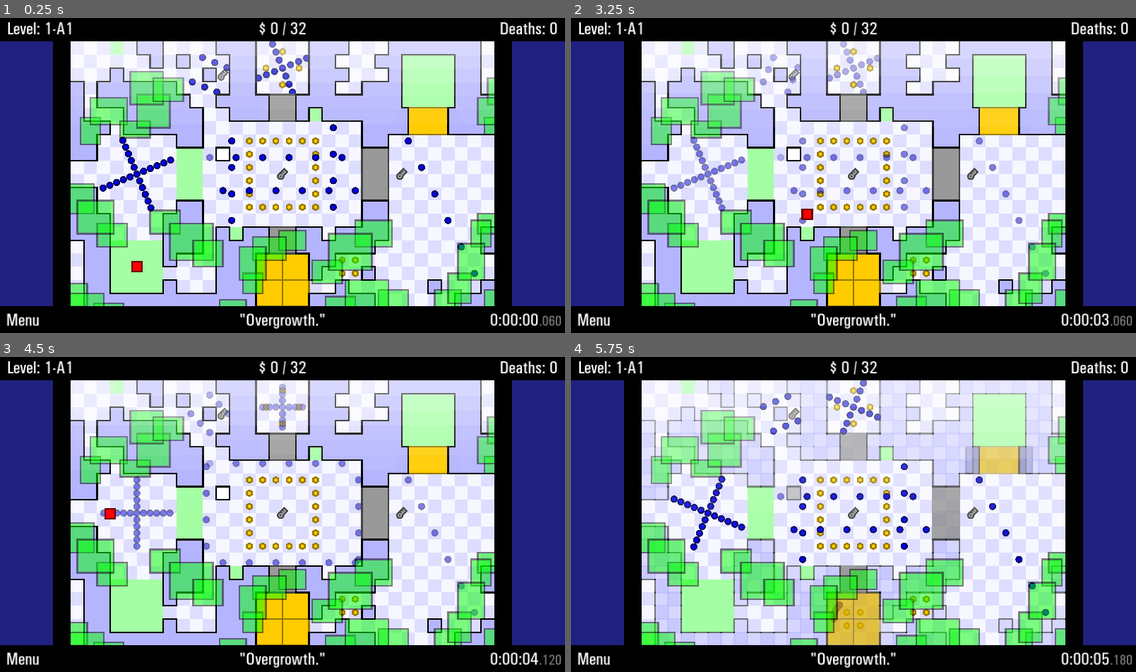
Above: before the commit, frames 1-4 (two rows, left to right).
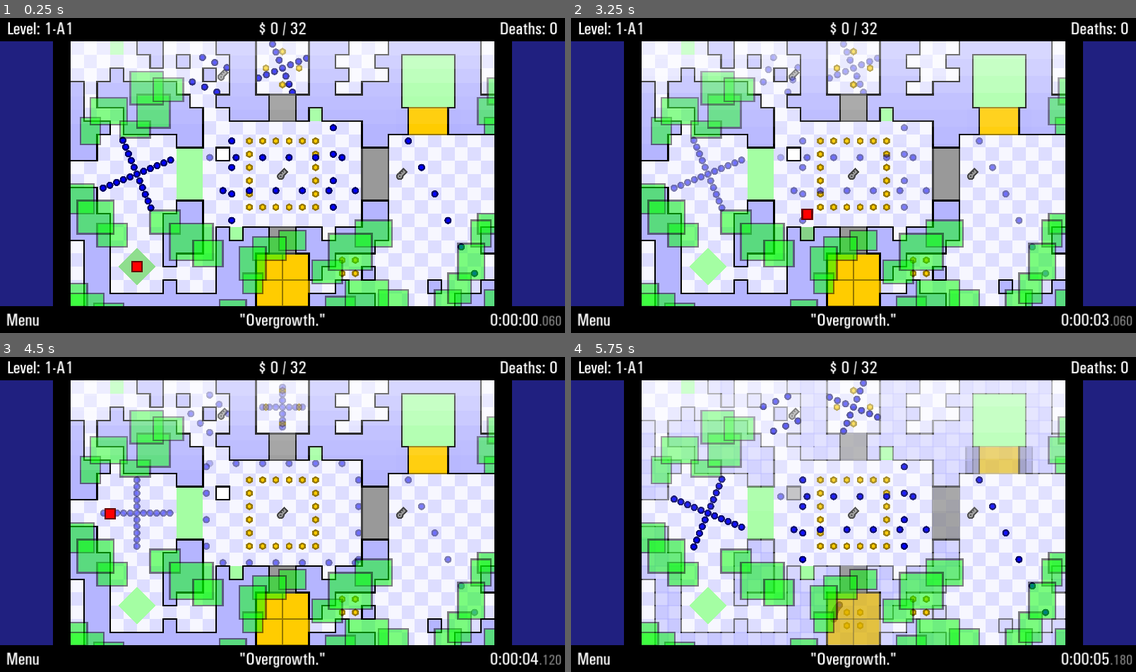
Above: after the commit, the same moments.

Repository: JustVictorGD/TWHG-Remake-Template
Game: Godot game, scene res://game/scenes/main.tscn
Same seed, same stepped clock (60 frames per second), same inputs: the game is played once before the commit and once after it.
Inputs:
- Up to frame 1 (0.25 s): no input
- Up to frame 2 (3.25 s): hold D (right) 0.53-1.28 s; tap O (ghost) at 0.6, 1.35, 2.3, 3.05 s; hold S (down) 1.28-2.03 s; hold D (right) 2.03-2.78 s; tap I (invincibility) at 2.1 s; hold W (up) from 2.78 s (still down); tap U (speed_hack) at 2.85 s
- Up to frame 3 (4.5 s): release W (up) at 3.53 s; hold A (left) from 3.53 s (still down); tap O (ghost) at 3.6, 4.35 s
- Up to frame 4 (5.75 s): release A (left) at 5.03 s; hold S (down) from 5.03 s (still down); tap I (invincibility) at 5.1 s; tap O (ghost) at 5.3 s

The runs differ from the first frame. In frame 1, 1.4% of the frame differs, in the area x 19-29%, y 70-88%; in frame 2, 1.2%; in frame 3, 1.1%; in frame 4, 1.2%.

Commit message:
Made a rotated checkpoint

Diff:
--- a/core/autoloads/collider.gd
+++ b/core/autoloads/collider.gd
@@ -7,10 +7,10 @@
 var walls: Array[Rect2] = []
 
 var player: Node2D
-var enemies: Array[Node] = []
-var coins: Array[Node] = []
-var checkpoints: Array[Node] = []
-var keys: Array[Node] = []
+var enemies: Array[Node2D] = []
+var coins: Array[Node2D] = []
+var checkpoints: Array[ColorRect] = []
+var keys: Array[Node2D] = []
 
 # Assigning unique IDs to objects
 var next_enemy_id: int = -1
@@ -148,7 +148,9 @@
 
 
 # WARNING: This function is so complex that it tends to melt people's brains.
-func corner_slide(dynamic_rect: Rect2, given_walls: Array[Rect2], sensitivity: float, velocity: Vector2, controls: Vector2i) -> Vector2:
+func corner_slide(dynamic_rect: RectangleCollider, given_walls: Array[Rect2], sensitivity: float, velocity: Vector2, controls: Vector2i) -> Vector2:
+	var usable_rect: Rect2 = Rect2(dynamic_rect.position, dynamic_rect.size)
+
 	var player_movement: bool = false
 
 	if controls != Vector2i.ZERO:
@@ -170,16 +172,16 @@
 	# Finding any intersected walls.
 	var intersections: Array[Rect2] = []
 	for wall: Rect2 in given_walls:
-		if dynamic_rect.intersects(wall):
-			intersections.append(Rect2(dynamic_rect.intersection(wall).position - \
-					get_center(dynamic_rect), dynamic_rect.intersection(wall).size))
+		if usable_rect.intersects(wall):
+			intersections.append(Rect2(usable_rect.intersection(wall).position - \
+					get_center(usable_rect), usable_rect.intersection(wall).size))
 	# Aborting in case of no wall intersections.
 	if intersections.size() == 0:
 		return Vector2.ZERO
 
 
 	# Setting up important collision points: Corners and their limits that disable them.
-	var half_size: float = dynamic_rect.size.x / 2
+	var half_size: float = usable_rect.size.x / 2
 	var toggles: Dictionary = {
 		"top_left_corner": false, "top_right_corner": false, "bottom_left_corner": false, "bottom_right_corner": false,
 		# First word is movement direction, second word decides which relevant corner to disable.
--- a/core/scripts/object_scripts/checkpoint.gd
+++ b/core/scripts/object_scripts/checkpoint.gd
@@ -24,12 +24,12 @@
 var flash_animation: TickBasedTimer = TickBasedTimer.new(120)
 var id: int
 
-var hitbox_2: RectangleCollider = RectangleCollider.new()
-var hitbox: Rect2
+@onready var hitbox: RectangleCollider = RectangleCollider.new(Rect2(position, size), rotation, pivot_offset)
 
 func _ready() -> void:
+	print(name, " = ", hitbox.get_center())
+
 	id = Collider.register_checkpoint_id(self)
-	hitbox = Rect2(global_position, size)
 
 	GameLoop.movement_update.connect(movement_update)
 	GameLoop.update_timers.connect(update_timers)
@@ -39,12 +39,16 @@
 
 
 func movement_update() -> void:
-	hitbox_2.position = self.global_position
-	hitbox_2.size = self.size
-	hitbox_2.rotation = self.rotation
-	hitbox_2.pivot_offset = self.pivot_offset
+	var previous_rotation: float = rotation
 
-	hitbox = Rect2(round(global_position), round(size))
+	rotation = 0
+
+	hitbox.position = self.global_position
+	hitbox.size = self.size
+	hitbox.rotation = previous_rotation
+	hitbox.pivot_offset = self.pivot_offset
+
+	rotation = previous_rotation
 
 
 func update_timers() -> void:
--- a/core/scripts/object_scripts/player.gd
+++ b/core/scripts/object_scripts/player.gd
@@ -16,9 +16,8 @@
 }
 
 # Physics
-var hitbox_2: RectangleCollider = RectangleCollider.new(Rect2(position - PLAYER_SIZE / 2, PLAYER_SIZE))
-
-var hitbox: Rect2 = Rect2(position - PLAYER_SIZE / 2, PLAYER_SIZE)
+@onready var hitbox_2: RectangleCollider = RectangleCollider.new(Rect2(position - PLAYER_SIZE / 2, PLAYER_SIZE))
+
 var test_box: Rect2 = Rect2(position - PLAYER_SIZE, PLAYER_SIZE * 2)
 
 var dead: bool = false # Invincible but disables movement and is temporary
@@ -39,7 +38,7 @@
 
 
 func _ready() -> void:
-	position = Collider.get_center(Collider.checkpoints[last_checkpoint_id].hitbox)
+	position = Collider.checkpoints[last_checkpoint_id].hitbox.get_center()
 
 	Collider.player = self
 
@@ -65,7 +64,7 @@
 		move(velocity)
 
 	if not AreaManager.ghost:
-		move(Collider.corner_slide(hitbox, Collider.walls, \
+		move(Collider.corner_slide(hitbox_2, Collider.walls, \
 				sliding_sensitivity, velocity, movement_direction) * speed * speed_hack_multiplier)
 		move_to(Collider.push_out_of_walls(hitbox_2, subpixels, Collider.walls))
 
@@ -77,7 +76,7 @@
 		return
 
 	for checkpoint: ColorRect in get_tree().get_nodes_in_group("checkpoints"):
-		if hitbox.intersects(checkpoint.hitbox):
+		if hitbox_2.intersects(checkpoint.hitbox):
 			checkpoint.select()
 			Collider.touched_checkpoint_ids.append(checkpoint.id)
 			last_checkpoint_id = checkpoint.id
@@ -141,7 +140,8 @@
 func respawn() -> void:
 	for checkpoint: ColorRect in get_tree().get_nodes_in_group("checkpoints"):
 		if checkpoint.id == last_checkpoint_id:
-			move_to(Collider.get_center(checkpoint.hitbox) * 1000 + Vector2(500, 500))
+			print(checkpoint.hitbox.get_center())
+			move_to(checkpoint.hitbox.get_center() * 1000 + Vector2(500, 500))
 
 	respawn_animation.reset_and_play()
 	GlobalSignal.player_respawn.emit()
--- a/game/areas/level 1/1-b2.tscn
+++ b/game/areas/level 1/1-b2.tscn
@@ -447,10 +447,12 @@
 offset_bottom = 48.0
 
 [node name="Start" parent="Checkpoints" instance=ExtResource("3_8visq")]
-offset_left = 144.0
-offset_top = 720.0
-offset_right = 336.0
-offset_bottom = 912.0
+offset_left = 192.0
+offset_top = 768.0
+offset_right = 288.0
+offset_bottom = 864.0
+rotation = 0.785397
+pivot_offset = Vector2(48, 48)
 type = 1
 
 [node name="Finish" parent="Checkpoints" instance=ExtResource("3_8visq")]
--- a/game/scenes/collision_testing.tscn
+++ b/game/scenes/collision_testing.tscn
@@ -7,29 +7,34 @@
 script = ExtResource("1_osnom")
 
 [node name="BlueEnemy" parent="." instance=ExtResource("2_urwhs")]
-position = Vector2(88, 40)
+position = Vector2(72, 24)
 
 [node name="BlueEnemy2" parent="." instance=ExtResource("2_urwhs")]
-modulate = Color(1, 1, 1, 0.317647)
-position = Vector2(80, 24)
+modulate = Color(1, 1, 1, 0.572549)
+position = Vector2(96, 24)
 
 [node name="BlueEnemy3" parent="." instance=ExtResource("2_urwhs")]
-modulate = Color(1, 1, 1, 0.317647)
-position = Vector2(96, 24)
+modulate = Color(1, 1, 1, 0.439216)
+position = Vector2(120, 24)
+
+[node name="BlueEnemy4" parent="." instance=ExtResource("2_urwhs")]
+modulate = Color(1, 1, 1, 0.25098)
+position = Vector2(144, 24)
 
 [node name="ColorRect" type="ColorRect" parent="."]
-offset_left = 208.0
-offset_top = 104.0
-offset_right = 405.0
-offset_bottom = 216.0
-rotation = -2.61799
+offset_left = 432.0
+offset_top = 336.0
+offset_right = 624.0
+offset_bottom = 464.0
+rotation = 0.261799
+pivot_offset = Vector2(96, 64)
 color = Color(1, 0, 0, 1)
 
 [node name="ColorRect2" type="ColorRect" parent="."]
-offset_left = -64.0
-offset_top = -8.0
-offset_right = 64.0
-offset_bottom = 72.0
-rotation = 0.785397
-pivot_offset = Vector2(64, 40)
+offset_left = 144.0
+offset_top = 336.0
+offset_right = 336.0
+offset_bottom = 528.0
+rotation = 0.785398
+pivot_offset = Vector2(96, 96)
 color = Color(0, 1, 0, 1)
--- a/game/scenes/tester.gd
+++ b/game/scenes/tester.gd
@@ -8,6 +8,7 @@
 @onready var enemy_1: Node2D = $BlueEnemy
 @onready var enemy_2: Node2D = $BlueEnemy2
 @onready var enemy_3: Node2D = $BlueEnemy3
+@onready var enemy_4: Node2D = $BlueEnemy4
 
 @onready var circle_1: CircleCollider = enemy_1.hitbox
 @onready var circle_2: CircleCollider = enemy_2.hitbox
@@ -17,16 +18,26 @@
 @onready var color_rect_2: ColorRect = $ColorRect2
 
 func _ready() -> void:
-	rect.position = color_rect.position
-	rect.size = color_rect.size
-	rect.rotation = color_rect.rotation
-	rect.pivot_offset = color_rect.pivot_offset
+	rect.set_properties(
+		color_rect.global_position,
+		color_rect.size,
+		color_rect.rotation,
+		color_rect.pivot_offset
+	)
 
-	rect_2.position = color_rect_2.position
-	rect_2.size = color_rect_2.size
-	rect_2.rotation = color_rect_2.rotation
-	rect_2.pivot_offset = color_rect_2.pivot_offset
 
-	print(rect.intersects(rect_2))
-	print(rect.get_center())
-	print(rect_2.get_center())
+
+
+
+	var vertices: PackedVector2Array = rect.get_vertices()
+
+	enemy_1.position = vertices[0]
+	enemy_2.position = vertices[1]
+	enemy_3.position = vertices[2]
+	enemy_4.position = vertices[3]
+
+	print(color_rect.position, ", ", color_rect.global_position)
+	print(color_rect_2.position, ", ", color_rect_2.global_position)
+	#print(rect.intersects(rect_2))
+	#print(rect.get_center())
+	#print(rect_2.get_center())
